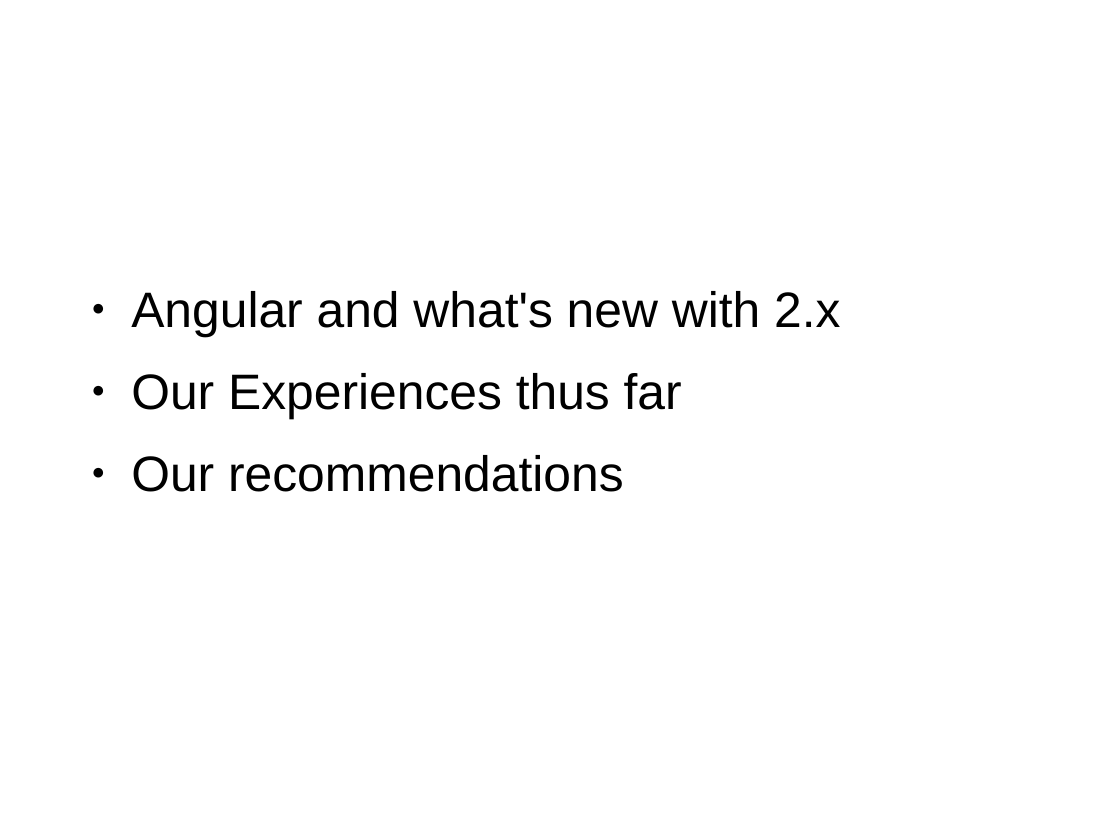
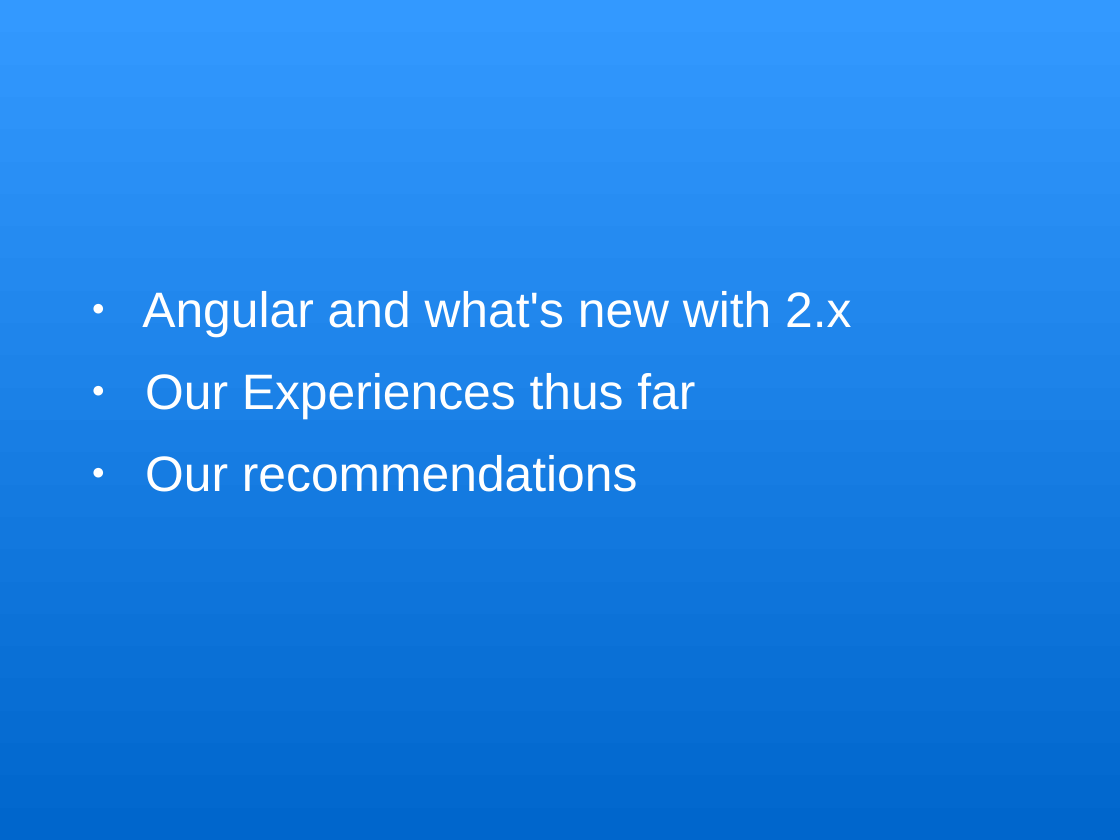
Before and after one commit to trognus/devcon2016, a slide deck: slide 2 of devconNg2.odp. Drawn at 1120x840 pixels with LibreOffice and Linux fonts; fonts in the diff are those of the drawing. Boxes give left, top, right and bottom in pixels: in the first picture for what was removed or moved away, otherwise in the second. Text is boxed around its words. In the diff, an @@ line names an element or a change of style, - is before the commit and + after.

```diff
--- a/devconNg2.odp
+++ b/devconNg2.odp
@@ background #FFFFFF to gradient #0066CC to #3399FF @@
@@ text "Angular and what's new with ..." at [142, 291, 851, 492]: text colour #000000 to #FFFFFF; bullet colour #000000 to #FFFFFF @@
```
Also in this commit, not shown: 17 other slides changed, 2 slides added, 1 slide removed.
